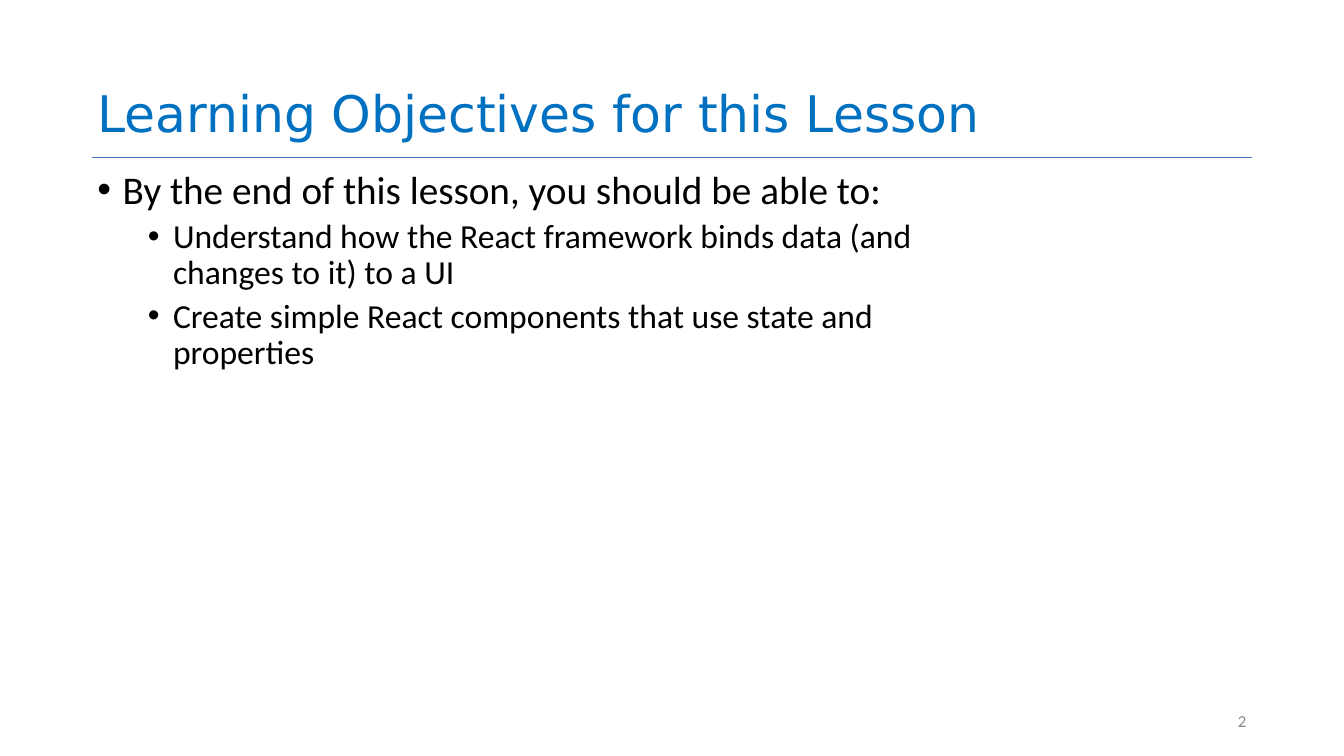
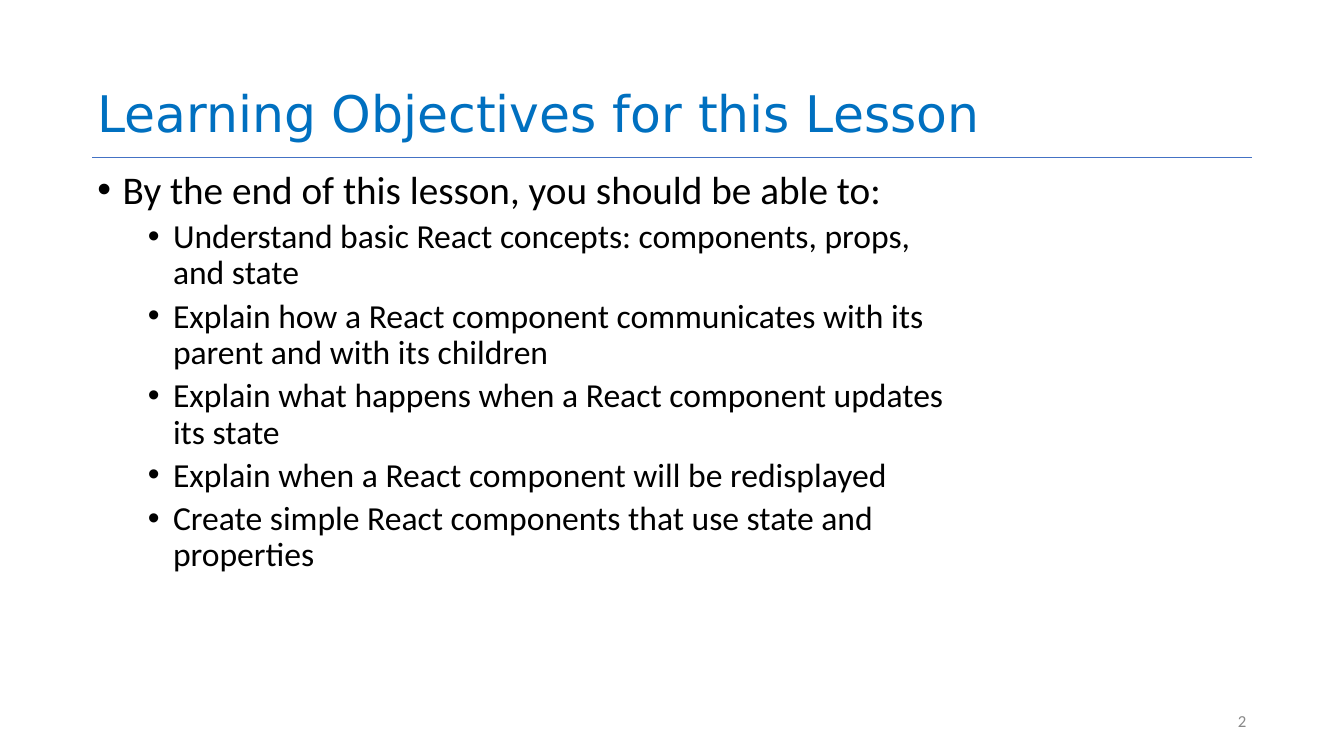
Before and after one commit to neu-se/CS4530-Fall-2026, a slide deck: slide 2 of Slides/Module 05 React Basics.pptx. Drawn at 1344x756 pixels with LibreOffice and Linux fonts; fonts in the diff are those of the drawing. Boxes give left, top, right and bottom in pixels: in the first picture for what was removed or moved away, otherwise in the second. Text is boxed around its words. In the diff, an @@ line names an element or a change of style, - is before the commit and + after.

```diff
--- a/Slides/Module 05 React Basics.pptx
+++ b/Slides/Module 05 React Basics.pptx
@@ text at (173, 224, 943, 493): text changed @@
-  • Understand how the React framework binds data (and changes to it) to a UI
+  • Understand basic React concepts: components, props, and state
+  • Explain how a React component communicates with its parent and with its children
+  • Explain what happens when a React component updates its state
+  • Explain when a React component will be redisplayed
```
Also in this commit, not shown: 14 other slides changed, 3 other files.
